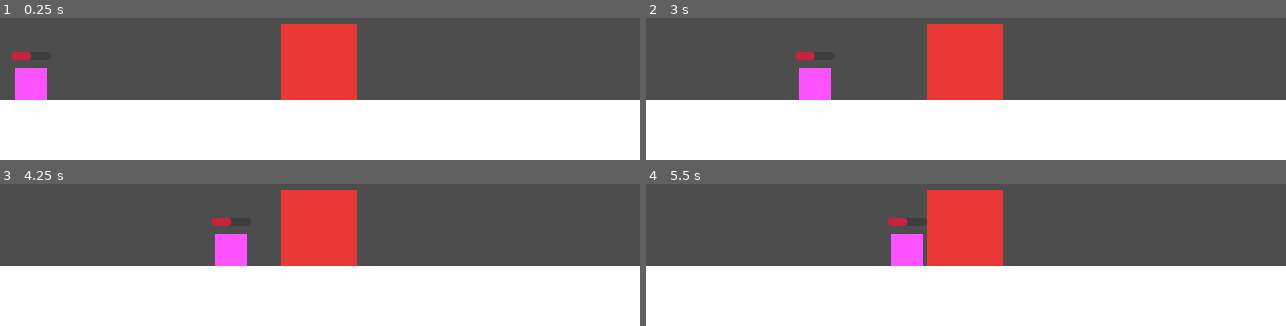
Above: before the commit, frames 1-4 (two rows, left to right).
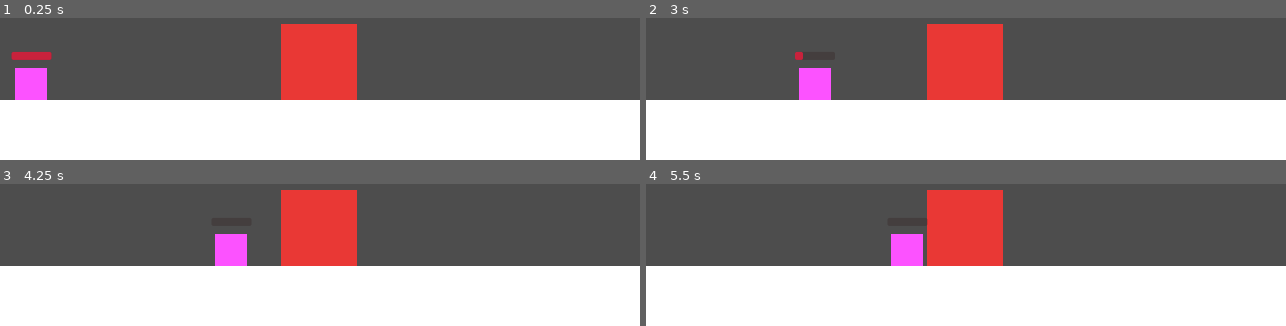
Above: after the commit, the same moments.

Repository: Caneris/Foxhold
Game: Godot game, scene res://scenes/main.tscn
Same seed, same stepped clock (60 frames per second), same inputs: the game is played once before the commit and once after it.
Inputs (mouse positions are in pixels of both pictures, inside the frame that each line leads up to):
- Up to frame 1 (0.25 s): no input
- Up to frame 2 (3 s): move the mouse to (outside the picture) at 0.52 s; click (outside the picture) at 0.67 s; move the mouse to (outside the picture) at 1.27 s; click (outside the picture) at 1.42 s; move the mouse to (outside the picture) at 2.02 s; click (outside the picture) at 2.17 s; move the mouse to (934, 52) at 2.77 s; click (934, 52) at 2.92 s
- Up to frame 3 (4.25 s): move the mouse to (512, 199) at 3.52 s; click (512, 199) at 3.67 s
- Up to frame 4 (5.5 s): move the mouse to (outside the picture) at 4.27 s; click (outside the picture) at 4.42 s; move the mouse to (outside the picture) at 5.02 s; click (outside the picture) at 5.17 s

The runs differ from the first frame. In frame 1, 0.2% of the frame differs, in the area x 1-9%, y 23-30%; in frame 2, 0.1%; in frame 3, 0.2%; in frame 4, 0.2%.

Commit message:
worked on enemy health

Diff:
--- a/scenes/enemy_placeholder.tscn
+++ b/scenes/enemy_placeholder.tscn
@@ -7,12 +7,19 @@
 
 [sub_resource type="CanvasTexture" id="CanvasTexture_drc24"]
 
+[sub_resource type="StyleBoxFlat" id="StyleBoxFlat_yo5jk"]
+bg_color = Color(0.203922, 0.137255, 0.137255, 0.360784)
+corner_radius_top_left = 2
+corner_radius_top_right = 2
+corner_radius_bottom_right = 2
+corner_radius_bottom_left = 2
+
 [sub_resource type="StyleBoxFlat" id="StyleBoxFlat_4v77h"]
 bg_color = Color(0.785712, 0.134075, 0.234949, 1)
-corner_radius_top_left = 4
-corner_radius_top_right = 4
-corner_radius_bottom_right = 4
-corner_radius_bottom_left = 4
+corner_radius_top_left = 2
+corner_radius_top_right = 2
+corner_radius_bottom_right = 2
+corner_radius_bottom_left = 2
 
 [node name="EnemyPlaceholder" type="CharacterBody2D"]
 script = ExtResource("1_4v77h")
@@ -37,7 +44,8 @@
 offset_right = 20.0
 offset_bottom = 21.0
 
-[node name="ProgressBar" type="ProgressBar" parent="Control"]
+[node name="HealthBar" type="ProgressBar" parent="Control"]
+unique_name_in_owner = true
 texture_filter = 1
 layout_mode = 1
 anchors_preset = -1
@@ -52,6 +60,7 @@
 grow_horizontal = 2
 grow_vertical = 2
 theme_override_font_sizes/font_size = 11
+theme_override_styles/background = SubResource("StyleBoxFlat_yo5jk")
 theme_override_styles/fill = SubResource("StyleBoxFlat_4v77h")
 max_value = 10.0
 step = 1.0
--- a/scenes/main.tscn
+++ b/scenes/main.tscn
@@ -1,10 +1,11 @@
-[gd_scene load_steps=6 format=3 uid="uid://b2rt5cmjacwdg"]
+[gd_scene load_steps=7 format=3 uid="uid://b2rt5cmjacwdg"]
 
 [ext_resource type="PackedScene" uid="uid://dxdixvw4t64ag" path="res://scenes/floor.tscn" id="1_0wfyh"]
 [ext_resource type="PackedScene" uid="uid://ckxt7xyn3omwu" path="res://scenes/wall.tscn" id="2_sugp2"]
 [ext_resource type="PackedScene" uid="uid://dlbyw26fe20vd" path="res://scenes/heart.tscn" id="3_sugp2"]
 [ext_resource type="PackedScene" uid="uid://bx271cpci77bt" path="res://scenes/enemy_spawner.tscn" id="4_jyhfs"]
 [ext_resource type="PackedScene" uid="uid://d2e5vfsjvbujp" path="res://scenes/enemy_placeholder.tscn" id="5_tbgi4"]
+[ext_resource type="PackedScene" uid="uid://b57d0lhm3n03w" path="res://scenes/player.tscn" id="6_tefeu"]
 
 [node name="Main" type="Node2D"]
 
@@ -39,3 +40,6 @@
 speed = 50.0
 heart_range = 10.0
 attack_range = 20.0
+
+[node name="Player" parent="." instance=ExtResource("6_tefeu")]
+unique_name_in_owner = true
--- a/scenes/player.tscn
+++ b/scenes/player.tscn
@@ -1,152 +1,6 @@
-[gd_scene load_steps=22 format=3 uid="uid://b57d0lhm3n03w"]
+[gd_scene load_steps=2 format=3 uid="uid://b57d0lhm3n03w"]
 
-[ext_resource type="Texture2D" uid="uid://6n2k17lqi0y" path="res://assets/PlayerSprites/idle sheet-Sheet.png" id="1_3vyb7"]
+[ext_resource type="Script" uid="uid://bicomy8jrwc2n" path="res://scripts/player.gd" id="1_3vyb7"]
 
-[sub_resource type="RectangleShape2D" id="RectangleShape2D_g2els"]
-size = Vector2(18, 33)
-
-[sub_resource type="AtlasTexture" id="AtlasTexture_qhqgy"]
-atlas = ExtResource("1_3vyb7")
-region = Rect2(13, 17, 32, 46)
-
-[sub_resource type="AtlasTexture" id="AtlasTexture_dqkch"]
-atlas = ExtResource("1_3vyb7")
-region = Rect2(93, 17, 32, 46)
-
-[sub_resource type="AtlasTexture" id="AtlasTexture_qlg0r"]
-atlas = ExtResource("1_3vyb7")
-region = Rect2(173, 17, 32, 46)
-
-[sub_resource type="AtlasTexture" id="AtlasTexture_tuyoq"]
-atlas = ExtResource("1_3vyb7")
-region = Rect2(253, 17, 32, 46)
-
-[sub_resource type="AtlasTexture" id="AtlasTexture_fjrip"]
-atlas = ExtResource("1_3vyb7")
-region = Rect2(333, 17, 32, 46)
-
-[sub_resource type="AtlasTexture" id="AtlasTexture_smehm"]
-atlas = ExtResource("1_3vyb7")
-region = Rect2(413, 17, 32, 46)
-
-[sub_resource type="AtlasTexture" id="AtlasTexture_ur7pv"]
-atlas = ExtResource("1_3vyb7")
-region = Rect2(493, 17, 32, 46)
-
-[sub_resource type="AtlasTexture" id="AtlasTexture_y4r1p"]
-atlas = ExtResource("1_3vyb7")
-region = Rect2(573, 17, 32, 46)
-
-[sub_resource type="AtlasTexture" id="AtlasTexture_d2wvv"]
-atlas = ExtResource("1_3vyb7")
-region = Rect2(653, 17, 32, 46)
-
-[sub_resource type="AtlasTexture" id="AtlasTexture_3v2ag"]
-atlas = ExtResource("1_3vyb7")
-region = Rect2(733, 17, 32, 46)
-
-[sub_resource type="AtlasTexture" id="AtlasTexture_jej6c"]
-atlas = ExtResource("1_3vyb7")
-region = Rect2(813, 17, 32, 46)
-
-[sub_resource type="AtlasTexture" id="AtlasTexture_f1ej7"]
-atlas = ExtResource("1_3vyb7")
-region = Rect2(893, 17, 32, 46)
-
-[sub_resource type="AtlasTexture" id="AtlasTexture_oprun"]
-atlas = ExtResource("1_3vyb7")
-region = Rect2(973, 17, 32, 46)
-
-[sub_resource type="AtlasTexture" id="AtlasTexture_a8ls1"]
-atlas = ExtResource("1_3vyb7")
-region = Rect2(1053, 17, 32, 46)
-
-[sub_resource type="AtlasTexture" id="AtlasTexture_qfm1y"]
-atlas = ExtResource("1_3vyb7")
-region = Rect2(1133, 17, 32, 46)
-
-[sub_resource type="AtlasTexture" id="AtlasTexture_fulsm"]
-atlas = ExtResource("1_3vyb7")
-region = Rect2(1213, 17, 32, 46)
-
-[sub_resource type="AtlasTexture" id="AtlasTexture_4r5pv"]
-atlas = ExtResource("1_3vyb7")
-region = Rect2(1293, 17, 32, 46)
-
-[sub_resource type="AtlasTexture" id="AtlasTexture_60mlk"]
-atlas = ExtResource("1_3vyb7")
-region = Rect2(1373, 17, 32, 46)
-
-[sub_resource type="SpriteFrames" id="SpriteFrames_i4ail"]
-animations = [{
-"frames": [{
-"duration": 1.0,
-"texture": SubResource("AtlasTexture_qhqgy")
-}, {
-"duration": 1.0,
-"texture": SubResource("AtlasTexture_dqkch")
-}, {
-"duration": 1.0,
-"texture": SubResource("AtlasTexture_qlg0r")
-}, {
-"duration": 1.0,
-"texture": SubResource("AtlasTexture_tuyoq")
-}, {
-"duration": 1.0,
-"texture": SubResource("AtlasTexture_fjrip")
-}, {
-"duration": 1.0,
-"texture": SubResource("AtlasTexture_smehm")
-}, {
-"duration": 1.0,
-"texture": SubResource("AtlasTexture_ur7pv")
-}, {
-"duration": 1.0,
-"texture": SubResource("AtlasTexture_y4r1p")
-}, {
-"duration": 1.0,
-"texture": SubResource("AtlasTexture_d2wvv")
-}, {
-"duration": 1.0,
-"texture": SubResource("AtlasTexture_3v2ag")
-}, {
-"duration": 1.0,
-"texture": SubResource("AtlasTexture_jej6c")
-}, {
-"duration": 1.0,
-"texture": SubResource("AtlasTexture_f1ej7")
-}, {
-"duration": 1.0,
-"texture": SubResource("AtlasTexture_oprun")
-}, {
-"duration": 1.0,
-"texture": SubResource("AtlasTexture_a8ls1")
-}, {
-"duration": 1.0,
-"texture": SubResource("AtlasTexture_qfm1y")
-}, {
-"duration": 1.0,
-"texture": SubResource("AtlasTexture_fulsm")
-}, {
-"duration": 1.0,
-"texture": SubResource("AtlasTexture_4r5pv")
-}, {
-"duration": 1.0,
-"texture": SubResource("AtlasTexture_60mlk")
-}],
-"loop": true,
-"name": &"idle",
-"speed": 5.0
-}]
-
-[node name="Player" type="CharacterBody2D"]
-
-[node name="CollisionShape2D" type="CollisionShape2D" parent="."]
-position = Vector2(-1, 2.5)
-shape = SubResource("RectangleShape2D_g2els")
-
-[node name="AnimatedSprite2D" type="AnimatedSprite2D" parent="."]
-texture_filter = 1
-sprite_frames = SubResource("SpriteFrames_i4ail")
-animation = &"idle"
-frame_progress = 0.556223
+[node name="Player" type="Node2D"]
+script = ExtResource("1_3vyb7")
--- a/scripts/enemy_placeholder.gd
+++ b/scripts/enemy_placeholder.gd
@@ -7,7 +7,7 @@
 @export var attack_range : float = 30.0
 @export var attack_damage : int = 1
 @export var attack_interval : float = 2.0
-@export var health : int = 10
+@export var max_health : int = 10
 
 # pixels/sec² — by default Godot’s 2D gravity
 @export var gravity: float = ProjectSettings.get_setting("physics/2d/default_gravity")
@@ -19,11 +19,31 @@
 var attack_cooldown : float = 0.0
 
 @onready var sight: RayCast2D = $Sight
+@onready var health_bar: ProgressBar = %HealthBar
+
 
 func _ready() -> void:
 	# Cache Heart instance
 	heart_node = get_node(heart_path)
 	sight.collide_with_areas = true
+	initiate_health(max_health)
+
+
+func _input(event: InputEvent) -> void:
+	var event_is_mouseclick : bool = (
+		event is InputEventMouseButton and
+		event.button_index == MOUSE_BUTTON_LEFT and
+		event.is_pressed()
+	)
+
+	if event_is_mouseclick:
+		health_bar.value -= 2
+
+
+func initiate_health(value) -> void:
+	health_bar.max_value = max_health
+	health_bar.value = value
+
 
 func _physics_process(delta: float) -> void:
 	if not heart_node:
--- /dev/null
+++ b/scripts/player.gd
@@ -0,0 +1,3 @@
+extends Node2D
+
+var click_attack_damage : int = 2
Not shown: 1 places in scenes/enemy_placeholder.tscn that only renumber resources
Not shown, added: scripts/player.gd.uid
